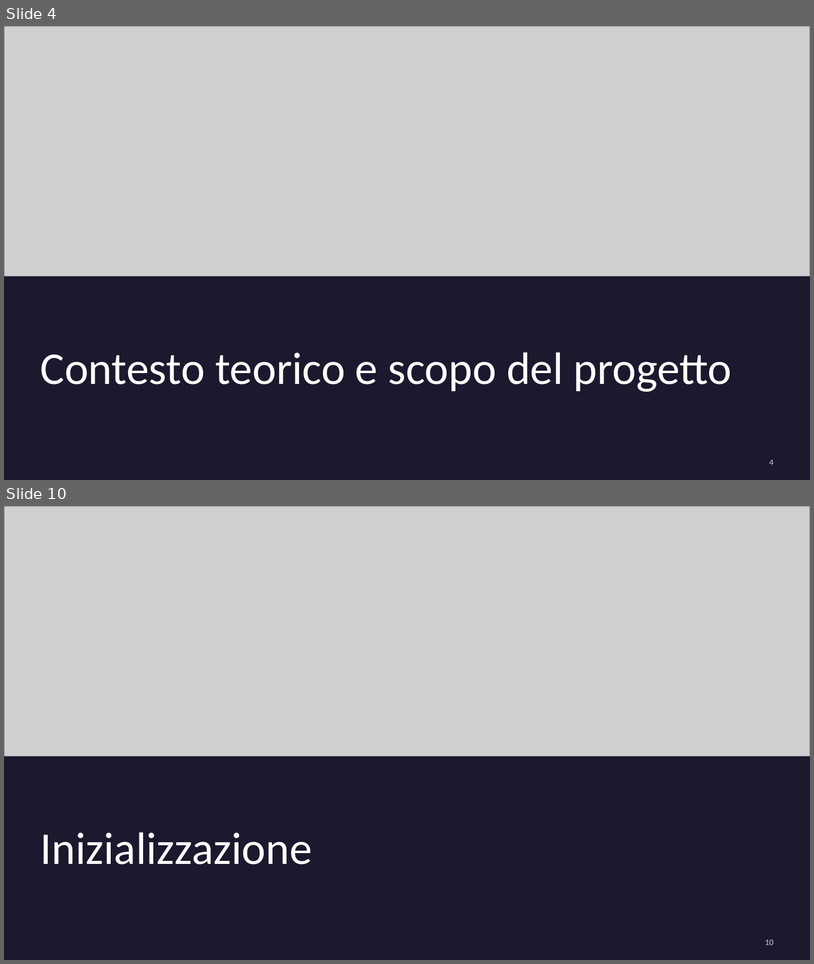
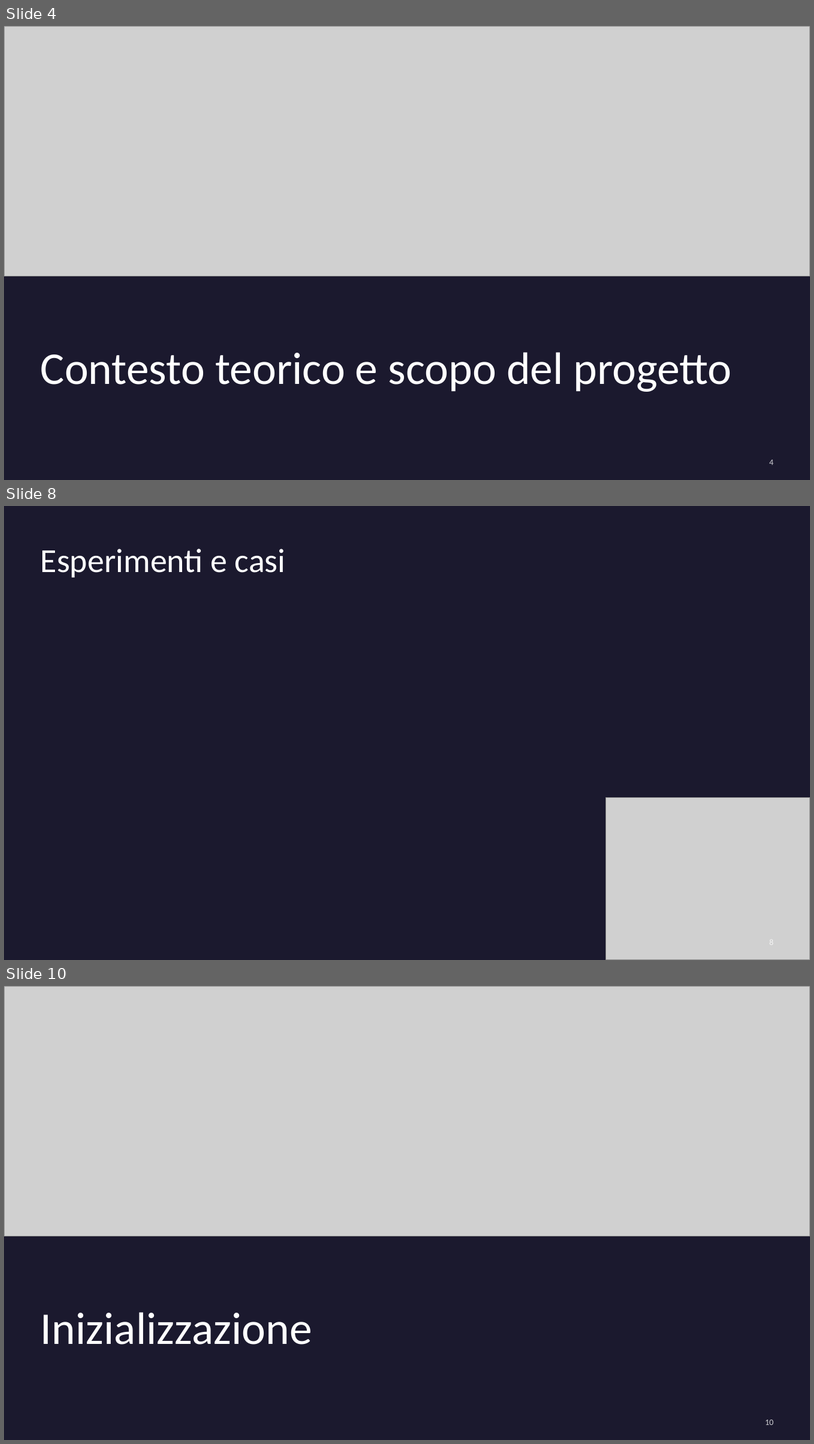
Before and after one commit to AlessandroPaduret/Numerical-Analysis, a slide deck: presentazione/Presentazione progetto Calcolo Numerico 2026.pptx. Shown one above the other, each under a label of ours: slides 4 and 10 before the commit, slides 4, 8 and 10 after it; the slides between them are not shown. The pictures are 814x964 and 814x1444 pixels, drawn with LibreOffice and Linux fonts; fonts in the diff are those of the drawing; grey boxes stand for pictures. Boxes give left, top, right and bottom in pixels: in the first picture for what was removed or moved away, otherwise in the second. Text is boxed around its words. In the diff, an @@ line names an element or a change of style, - is before the commit and + after.

```diff
--- a/presentazione/Presentazione progetto Calcolo Numerico 2026.pptx
+++ b/presentazione/Presentazione progetto Calcolo Numerico 2026.pptx
@@ slide 8 added at bbox=[4, 506, 810, 960], background #1B192E @@
@@ title added at bbox=[41, 549, 286, 577], 40 pt, text #FFFFFF @@
+Esperimenti e casi
@@ picture added at bbox=[606, 797, 810, 960] @@
@@ page number added at bbox=[770, 937, 774, 947], 10 pt, text #FFFFFF at 80% opacity @@
+8
```
Also in this commit, not shown: 1 slide changed, 3 other slides added, 4 slides removed, 6 other files.
